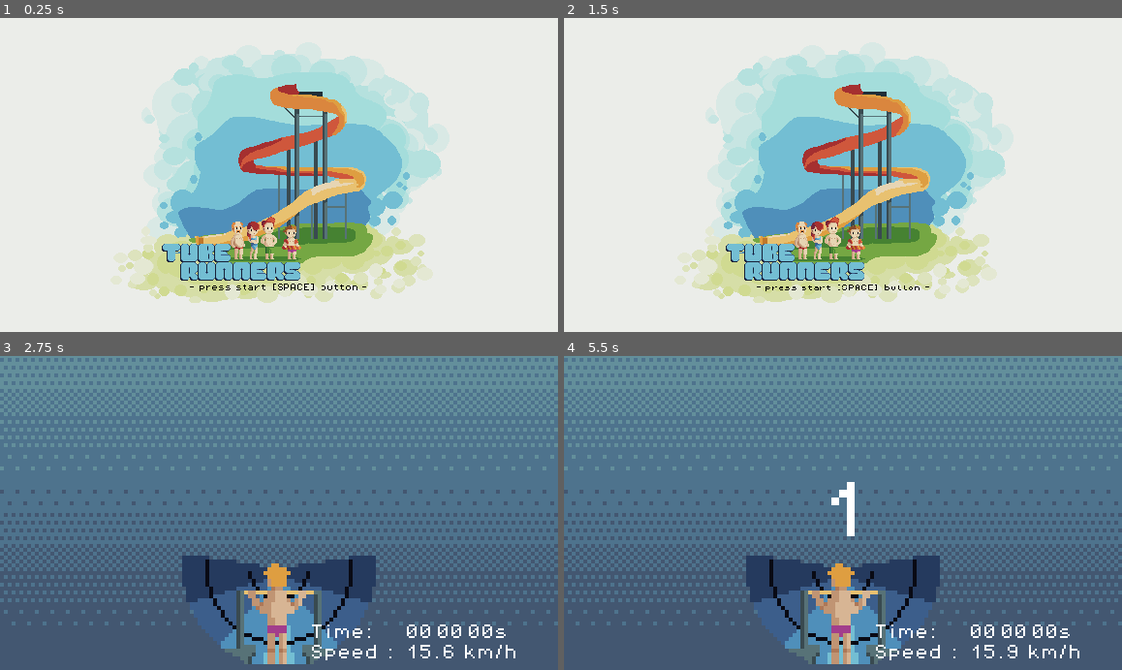
Above: before the commit, frames 1-4 (two rows, left to right).
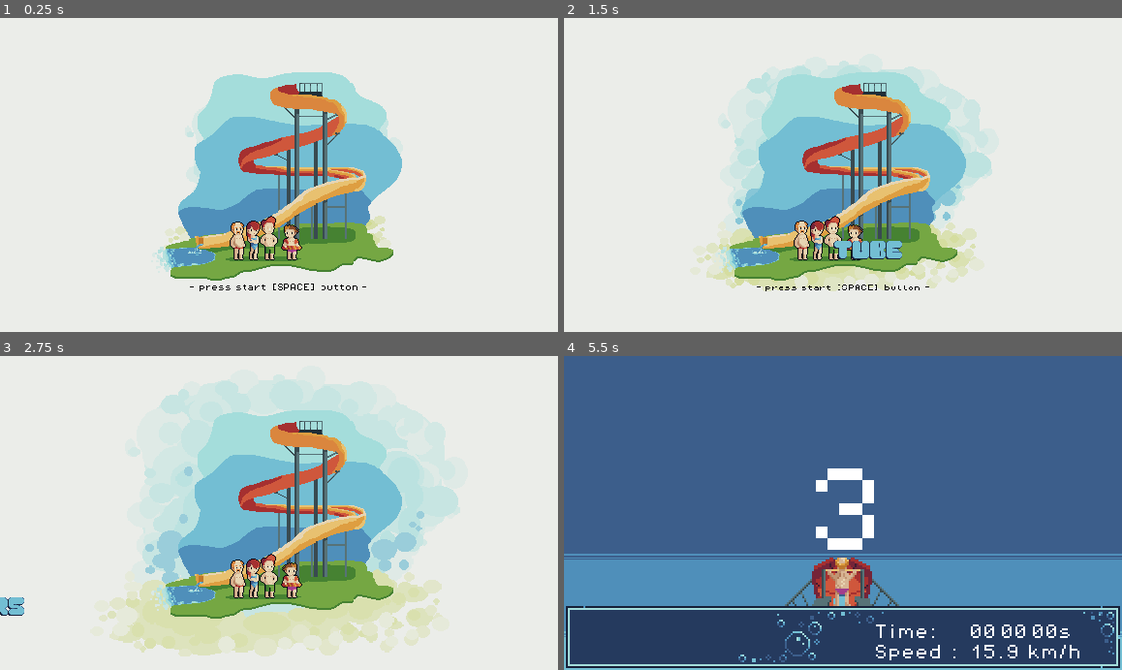
Above: after the commit, the same moments.

Repository: Jin9310/PixelArtJam
Game: Godot game, scene res://Scenes/game.tscn
Same seed, same stepped clock (60 frames per second), same inputs: the game is played once before the commit and once after it.
Inputs:
- Up to frame 1 (0.25 s): no input
- Up to frame 2 (1.5 s): tap Enter at 0.5, 1.25 s; hold Right (move_right) 0.53-1.28 s; tap 1 (change_anim_1) at 0.6 s; tap 2 (change_anim_2) at 0.8, 1.35 s; hold Left (move_left) from 1.28 s (still down)
- Up to frame 3 (2.75 s): tap Space (press_start) at 1.55, 2.1 s; release Left (move_left) at 2.03 s; hold Right (move_right) from 2.03 s (still down); tap 1 (change_anim_1) at 2.3 s
- Up to frame 4 (5.5 s): tap 1 (change_anim_1) at 2.85, 4.55, 5.1 s; tap 2 (change_anim_2) at 3.05, 3.6, 5.3 s; tap Space (press_start) at 3.5, 3.8, 4.35 s; release Right (move_right) at 3.53 s; hold Left (move_left) from 3.53 s (still down)

The runs differ from the first frame. In frame 1, 15% of the frame differs, in the area x 21-80%, y 10-91%; in frame 2, 11%; in frame 3, 99%, in the area x 0-100%, y 0-100%; in frame 4, 57%.

Commit message:
so much progress

Diff:
--- a/Scenes/game.gd
+++ b/Scenes/game.gd
@@ -1,18 +1,67 @@
 extends Node2D
 
 @onready var press_start_lbl = %press_start_lbl
+@onready var name_tube = %name_tube
+@onready var name_runners = %name_runners
+@onready var moving_main_01 = %moving_main_01
+@onready var moving_main_02 = %moving_main_02
+
+var runners_position_x: int = 291
+var runners_position_x_get_out: int = -500
 
 
-# Called when the node enters the scene tree for the first time.
 func _ready():
 	scale_label()
+	moving_bg_01()
+
+func _process(delta):
+	if Input.is_action_just_pressed("press_start"):
+		press_start_lbl.visible = false
+		name_get_out()
+
+	if Input.is_action_just_pressed("change_anim_1"):
+		name_get_out()
+
+	if Input.is_action_just_pressed("change_anim_2"):
+		name_arrival()
+
+func moving_bg_01():
+	var tween = get_tree().create_tween().set_loops()
+	tween.tween_property(moving_main_01, "scale", Vector2(.7,.7), .1)
+	tween.tween_property(moving_main_01, "modulate:a", 1.0, .1)
+	tween.chain().tween_property(moving_main_01, "scale", Vector2(2,2), 8.0)
+	tween.parallel().tween_property(moving_main_01, "modulate:a", 0.0, 7.8)
 
 
-# Called every frame. 'delta' is the elapsed time since the previous frame.
-func _process(delta):
-	pass
+func moving_bg_02():
+	var tween = get_tree().create_tween().set_loops()
+	tween.tween_property(moving_main_02, "scale", Vector2(.7,.7), .1)
+	tween.tween_property(moving_main_02, "modulate:a", 1.0, .1)
+	tween.chain().tween_property(moving_main_02, "scale", Vector2(2,2), 8.0)
+	tween.parallel().tween_property(moving_main_02, "modulate:a", 0.0, 7.8)
+
 
 func scale_label():
 	var tween = get_tree().create_tween().set_loops()
 	tween.tween_property(press_start_lbl, "scale", Vector2(.9,.9), 1.0)
 	tween.tween_property(press_start_lbl, "scale", Vector2(1,1), 1.0)
+
+func name_arrival():
+	var tween = get_tree().create_tween()
+	tween.tween_property(name_tube, "position:x", runners_position_x, 1.0).set_trans(Tween.TRANS_BOUNCE).set_ease(Tween.EASE_OUT)
+	tween.tween_property(name_runners, "position:x", runners_position_x, 1.0).set_trans(Tween.TRANS_BOUNCE).set_ease(Tween.EASE_OUT)
+
+func name_get_out():
+	var tween = get_tree().create_tween()
+	tween.tween_property(name_tube, "position:x", runners_position_x_get_out, .5).set_trans(Tween.TRANS_BOUNCE).set_ease(Tween.EASE_OUT)
+	tween.tween_property(name_runners, "position:x", runners_position_x_get_out, .5).set_trans(Tween.TRANS_BOUNCE).set_ease(Tween.EASE_OUT)
+
+
+func _on_timer_timeout():
+	name_arrival()
+	%Timer.stop()
+
+
+func _on_timer_2_timeout():
+	moving_bg_02()
+	%Timer2.stop()
--- a/Scenes/game.tscn
+++ b/Scenes/game.tscn
@@ -1,10 +1,52 @@
-[gd_scene load_steps=6 format=3 uid="uid://cpemyiy6wsitj"]
+[gd_scene load_steps=13 format=3 uid="uid://cpemyiy6wsitj"]
 
 [ext_resource type="PackedScene" uid="uid://dn4vv12beq3p8" path="res://Scenes/tube.tscn" id="1_gvddc"]
 [ext_resource type="Script" path="res://Scenes/game.gd" id="1_nx7pc"]
+[ext_resource type="Texture2D" uid="uid://rayvig130br" path="res://Art/moving_main_scene.png" id="2_2ab3h"]
 [ext_resource type="PackedScene" uid="uid://dnc7edpsobgrf" path="res://Scenes/player.tscn" id="2_4jci1"]
 [ext_resource type="Texture2D" uid="uid://m0prpunnc7ts" path="res://Art/main_scene.png" id="2_6lh88"]
 [ext_resource type="FontFile" uid="uid://c18lhfwxil1yk" path="res://fonts/PixelOperator8.ttf" id="3_nhpjg"]
+[ext_resource type="Texture2D" uid="uid://o0ovihxd8giw" path="res://Art/main_scene-Sheet.png" id="3_oyhds"]
+[ext_resource type="Texture2D" uid="uid://bo4v257fu2ba3" path="res://Art/tube_name.png" id="4_tfkl3"]
+[ext_resource type="Texture2D" uid="uid://d4mihq0dnpm4j" path="res://Art/runners_name.png" id="5_4sgi4"]
+
+[sub_resource type="Animation" id="Animation_88olv"]
+resource_name = "idle"
+length = 1.6
+loop_mode = 1
+tracks/0/type = "value"
+tracks/0/imported = false
+tracks/0/enabled = true
+tracks/0/path = NodePath("Sprite2D:frame")
+tracks/0/interp = 1
+tracks/0/loop_wrap = true
+tracks/0/keys = {
+"times": PackedFloat32Array(0.1, 0.2, 0.3, 0.4, 0.5, 0.6, 0.7, 0.8, 0.9, 1, 1.1, 1.2, 1.3, 1.4, 1.5, 1.6),
+"transitions": PackedFloat32Array(1, 1, 1, 1, 1, 1, 1, 1, 1, 1, 1, 1, 1, 1, 1, 1),
+"update": 1,
+"values": [0, 1, 2, 3, 4, 5, 6, 7, 8, 9, 10, 11, 12, 13, 14, 15]
+}
+
+[sub_resource type="Animation" id="Animation_y4rkt"]
+length = 0.001
+tracks/0/type = "value"
+tracks/0/imported = false
+tracks/0/enabled = true
+tracks/0/path = NodePath("Sprite2D:frame")
+tracks/0/interp = 1
+tracks/0/loop_wrap = true
+tracks/0/keys = {
+"times": PackedFloat32Array(0),
+"transitions": PackedFloat32Array(1),
+"update": 1,
+"values": [0]
+}
+
+[sub_resource type="AnimationLibrary" id="AnimationLibrary_tiq8m"]
+_data = {
+"RESET": SubResource("Animation_y4rkt"),
+"idle": SubResource("Animation_88olv")
+}
 
 [node name="Game" type="Node2D"]
 script = ExtResource("1_nx7pc")
@@ -30,7 +72,49 @@
 grow_vertical = 2
 color = Color(0.921569, 0.929412, 0.913725, 1)
 
+[node name="moving_main_01" type="TextureRect" parent="Canvas/MainMenu"]
+unique_name_in_owner = true
+modulate = Color(1, 1, 1, 0)
+layout_mode = 1
+anchors_preset = 8
+anchor_left = 0.5
+anchor_top = 0.5
+anchor_right = 0.5
+anchor_bottom = 0.5
+offset_left = -195.0
+offset_top = -148.0
+offset_right = 195.0
+offset_bottom = 148.0
+grow_horizontal = 2
+grow_vertical = 2
+pivot_offset = Vector2(205, 143)
+texture = ExtResource("2_2ab3h")
+
+[node name="moving_main_02" type="TextureRect" parent="Canvas/MainMenu"]
+unique_name_in_owner = true
+modulate = Color(1, 1, 1, 0)
+layout_mode = 1
+anchors_preset = 8
+anchor_left = 0.5
+anchor_top = 0.5
+anchor_right = 0.5
+anchor_bottom = 0.5
+offset_left = -195.0
+offset_top = -148.0
+offset_right = 195.0
+offset_bottom = 148.0
+grow_horizontal = 2
+grow_vertical = 2
+pivot_offset = Vector2(205, 143)
+texture = ExtResource("2_2ab3h")
+
+[node name="Sprite2D" type="Sprite2D" parent="Canvas/MainMenu"]
+position = Vector2(288, 162)
+texture = ExtResource("3_oyhds")
+hframes = 16
+
 [node name="picture" type="TextureRect" parent="Canvas/MainMenu"]
+visible = false
 layout_mode = 1
 anchors_preset = 8
 anchor_left = 0.5
@@ -67,6 +151,30 @@
 horizontal_alignment = 1
 vertical_alignment = 1
 
+[node name="name_tube" type="TextureRect" parent="Canvas/MainMenu"]
+unique_name_in_owner = true
+layout_mode = 0
+offset_left = 577.0
+offset_top = 217.0
+offset_right = 762.0
+offset_bottom = 274.0
+texture = ExtResource("4_tfkl3")
+
+[node name="name_runners" type="TextureRect" parent="Canvas/MainMenu"]
+unique_name_in_owner = true
+layout_mode = 0
+offset_left = 577.0
+offset_top = 217.0
+offset_right = 762.0
+offset_bottom = 274.0
+texture = ExtResource("5_4sgi4")
+
+[node name="AnimationPlayer" type="AnimationPlayer" parent="Canvas/MainMenu"]
+libraries = {
+"": SubResource("AnimationLibrary_tiq8m")
+}
+autoplay = "idle"
+
 [node name="Tube" parent="." instance=ExtResource("1_gvddc")]
 unique_name_in_owner = true
 z_index = 5
@@ -76,3 +184,15 @@
 unique_name_in_owner = true
 z_index = 5
 position = Vector2(288, 162)
+
+[node name="Timer" type="Timer" parent="."]
+unique_name_in_owner = true
+autostart = true
+
+[node name="Timer2" type="Timer" parent="."]
+unique_name_in_owner = true
+wait_time = 3.0
+autostart = true
+
+[connection signal="timeout" from="Timer" to="." method="_on_timer_timeout"]
+[connection signal="timeout" from="Timer2" to="." method="_on_timer_2_timeout"]
--- a/Scenes/hud.tscn
+++ b/Scenes/hud.tscn
@@ -1,7 +1,8 @@
-[gd_scene load_steps=3 format=3 uid="uid://tcqml3ljubd"]
+[gd_scene load_steps=4 format=3 uid="uid://tcqml3ljubd"]
 
 [ext_resource type="Script" path="res://Scripts/hud.gd" id="1_nfrbp"]
 [ext_resource type="FontFile" uid="uid://c18lhfwxil1yk" path="res://fonts/PixelOperator8.ttf" id="2_cv4ba"]
+[ext_resource type="Texture2D" uid="uid://drwhptcdl244a" path="res://Art/UI_stuff.png" id="3_8eyg3"]
 
 [node name="HUD" type="CanvasLayer"]
 script = ExtResource("1_nfrbp")
@@ -24,12 +25,13 @@
 anchor_top = 0.5
 anchor_right = 0.5
 anchor_bottom = 0.5
-offset_left = -20.0
-offset_top = -11.5
-offset_right = 20.0
-offset_bottom = 11.5
+offset_left = -76.0
+offset_top = -32.0
+offset_right = 76.0
+offset_bottom = 32.0
 grow_horizontal = 2
 grow_vertical = 2
+pivot_offset = Vector2(73, 28)
 theme_override_fonts/font = ExtResource("2_cv4ba")
 theme_override_font_sizes/font_size = 64
 text = "GO!"
@@ -44,6 +46,21 @@
 anchor_bottom = 1.0
 grow_horizontal = 2
 grow_vertical = 2
+
+[node name="timers_frame" type="TextureRect" parent="timers"]
+layout_mode = 1
+anchors_preset = -1
+anchor_top = 0.555556
+anchor_right = 0.75
+anchor_bottom = 1.06173
+offset_top = -1.52588e-05
+offset_right = -144.0
+offset_bottom = -82.0
+grow_horizontal = 0
+grow_vertical = 0
+scale = Vector2(2, 2)
+texture = ExtResource("3_8eyg3")
+metadata/_edit_use_anchors_ = true
 
 [node name="MarginContainer" type="MarginContainer" parent="timers"]
 layout_mode = 1
@@ -164,4 +181,8 @@
 theme_override_fonts/font = ExtResource("2_cv4ba")
 text = "Play again"
 
+[node name="HudTimer" type="Timer" parent="."]
+unique_name_in_owner = true
+
 [connection signal="pressed" from="end_game_stats/MarginContainer/VBoxContainer/play_again_btn" to="." method="_on_play_again_btn_pressed"]
+[connection signal="timeout" from="HudTimer" to="." method="_on_hud_timer_timeout"]
--- a/Scenes/tube.tscn
+++ b/Scenes/tube.tscn
@@ -2,7 +2,7 @@
 
 [ext_resource type="Script" path="res://Scripts/tube.gd" id="1_cxya7"]
 [ext_resource type="Texture2D" uid="uid://cu7hvb167neyt" path="res://Art/SourceFiles/new_slide-Sheet.png" id="2_ro0xt"]
-[ext_resource type="Texture2D" uid="uid://bkjdahn35qnc1" path="res://Art/game_bg.png" id="3_2x2gp"]
+[ext_resource type="Texture2D" uid="uid://bmrlo5kxufiq4" path="res://Art/game_pool.png" id="3_548it"]
 
 [sub_resource type="RectangleShape2D" id="RectangleShape2D_6t8je"]
 size = Vector2(50, 40)
@@ -404,8 +404,8 @@
 
 [node name="Camera2D" type="Camera2D" parent="."]
 unique_name_in_owner = true
-offset = Vector2(0, -15)
-zoom = Vector2(4, 4)
+offset = Vector2(0, -24)
+zoom = Vector2(2, 2)
 
 [node name="CameraAnim" type="AnimationPlayer" parent="Camera2D"]
 unique_name_in_owner = true
@@ -484,13 +484,14 @@
 shape = SubResource("RectangleShape2D_1h3uf")
 
 [node name="TextureRect" type="TextureRect" parent="."]
-modulate = Color(1, 1, 1, 0.584314)
+unique_name_in_owner = true
 z_index = -1
-offset_left = -139.0
-offset_top = -113.0
-offset_right = 170.0
-offset_bottom = 98.0
-texture = ExtResource("3_2x2gp")
+offset_left = -216.0
+offset_top = -362.0
+offset_right = 596.0
+offset_bottom = 538.0
+scale = Vector2(0.5, 0.5)
+texture = ExtResource("3_548it")
 
 [connection signal="timeout" from="Timer" to="." method="_on_timer_timeout"]
 [connection signal="body_entered" from="speed_up_straight" to="." method="_on_speed_up_straight_body_entered"]
--- a/Scripts/hud.gd
+++ b/Scripts/hud.gd
@@ -44,7 +44,7 @@
 		%milisec.text = "%03d" % msec
 
 	if Input.is_action_just_pressed("press_start"):
-		scene_switch()
+		%HudTimer.start()
 
 #start / stop the race
 func race_start():
@@ -81,3 +81,8 @@
 	in_game = true
 	emit_signal("zoom_camera")
 	%timers.visible = true
+
+
+func _on_hud_timer_timeout():
+	scene_switch()
+	%HudTimer.stop()
--- a/Scripts/tube.gd
+++ b/Scripts/tube.gd
@@ -9,6 +9,13 @@
 # once I reach that number, straight animation is set with last 5 loops followed by an end animation - fall into the pool
 # final stats continues and hopefully some online leaderboard
 
+@onready var texture_rect = %TextureRect
+var end_y_position_of_texture: float = -362
+var end_x_position_of_texture: float = -213
+var start_y_position_of_texture: float = -109
+
+
+
 signal show_feet
 signal race_start
 signal stop_time
@@ -29,6 +36,9 @@
 var number_of_rights: int
 var number_of_lefts: int
 
+var track_lenght: int = 30
+var bg_vert_move: float
+
 var countdown: int = 4
 
 #speed handling
@@ -37,8 +47,14 @@
 
 var run_ended: bool = false
 
+func vertical_movement_of_bg():
+	bg_vert_move = end_y_position_of_texture / track_lenght
+	print(bg_vert_move)
 
 func _ready():
+	texture_rect.position.y = start_y_position_of_texture
+	texture_rect.position.x = end_x_position_of_texture
+	vertical_movement_of_bg()
 	%Camera2D.zoom = Vector2(1,1)
 	Hud.speed_txt.text = "0 km/h"
 	hud.connect("reset_game", reset_game)
@@ -55,7 +71,7 @@
 	else:
 		%CameraAnim.play("idle")
 
-	if animation_count == 10: #condition for end of the game
+	if animation_count == track_lenght: #condition for end of the game
 		end_of_run()
 
 	if Input.is_action_just_pressed("press_start") && Hud.in_game == true && Hud.game_started != true: #pressing the SPACE starts the countdown
@@ -129,6 +145,10 @@
 	if run_ended != true:
 		var random = randi_range(0,2)
 		animation_count += 1
+		if texture_rect.position.y >= (end_y_position_of_texture + 4):
+			texture_rect.position.y += bg_vert_move #move the background downwards as you progress
+		else:
+			texture_rect.position.y = end_y_position_of_texture
 		match random:
 			0:
 				straight_zone_speed() #enable Area2Ds that handle speed detection
@@ -156,8 +176,10 @@
 func _on_timer_timeout():
 	if countdown > 1:
 		Hud.countdown.visible = true
+		scale_text()
 		Hud.countdown.text = str(countdown - 1)
 	elif countdown == 1:
+		scale_text()
 		Hud.countdown.text = "GO!"
 		go_animation()
 		emit_signal("race_start")
@@ -165,11 +187,16 @@
 		Hud.countdown.visible = false
 	countdown -= 1
 
+func scale_text():
+	var tween = get_tree().create_tween().set_loops()
+	tween.tween_property(Hud.countdown, "scale", Vector2(1.5,1.5), 1)
+	tween.tween_property(Hud.countdown, "scale", Vector2(1,1), .001)
+
 func show_score():
 	emit_signal("final_score")
 
 func zoom_camera():
-	%Camera2D.zoom = Vector2(4,4)
+	%Camera2D.zoom = Vector2(2,2)
 
 func reset_game(): #all the default states
 	%Timer.stop()
@@ -183,6 +210,7 @@
 	speed = speed_base
 	Hud.speed_txt.text = "00 km/h"
 	Hud.game_started = false
+	texture_rect.position.y = start_y_position_of_texture
 
 
 func straight_zone_speed(): #turn on speed and slow zones for straight tube
Binary file changed: Art/SourceFiles/Sketch.aseprite
Binary file changed: Art/SourceFiles/fee.ase
Binary file changed: Art/SourceFiles/fee.png
Binary file changed: Art/SourceFiles/new_slide-Sheet.png
Binary file changed: Art/SourceFiles/new_slide.ase
Binary file added: Art/SourceFiles/swimming.ase
Binary file added: Art/SourceFiles/swimming.gif
Binary file added: Art/UI_stuff.ase
Binary file added: Art/UI_stuff.png
Not shown, added: Art/UI_stuff.png.import
Binary file added: Art/game_pool.ase
Binary file added: Art/game_pool.png
(and 12 more such lines)
